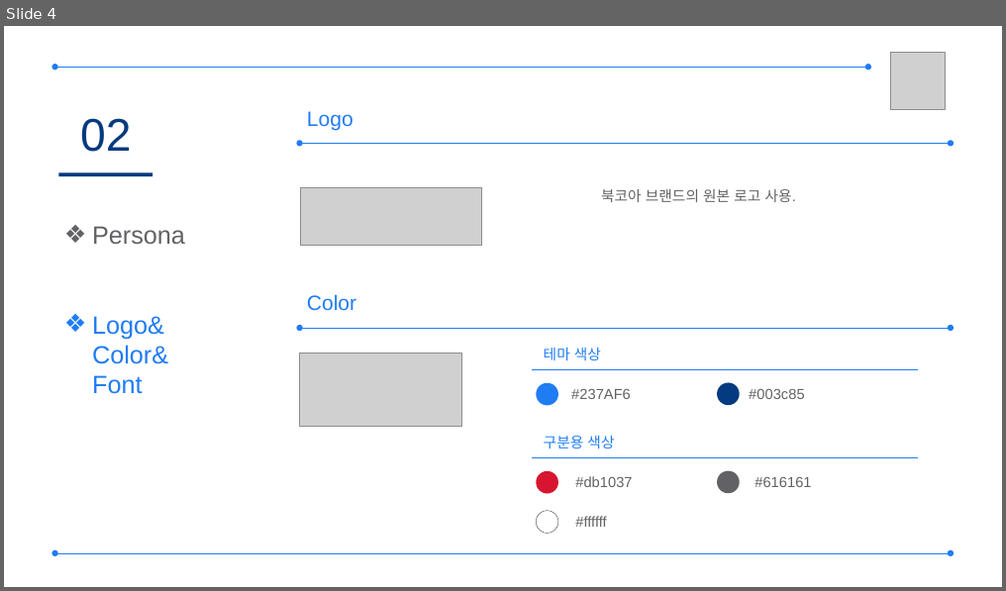
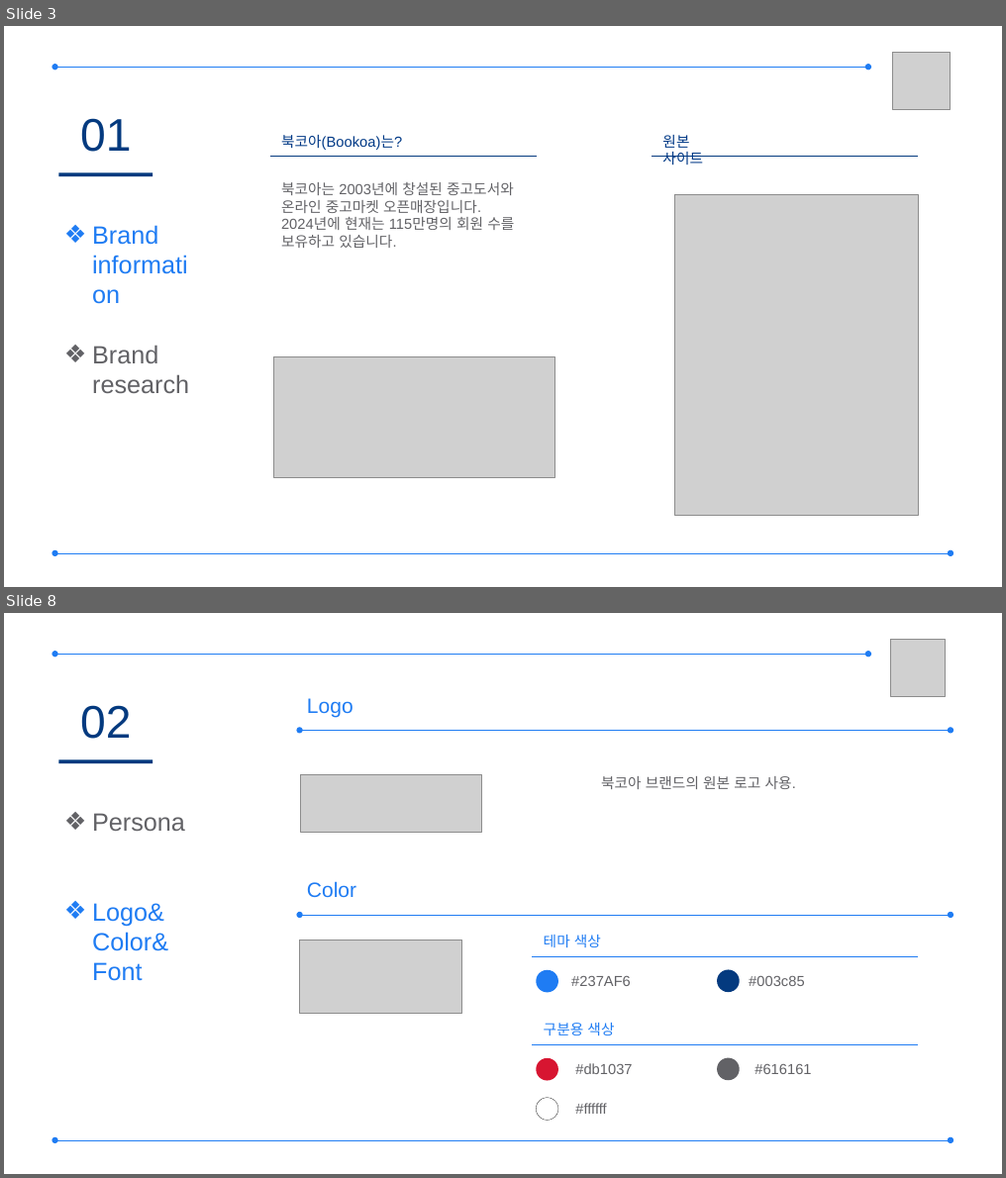
Before and after one commit to naisha855/Project_4, a slide deck: Plan/프레젠테이션1.pptx. Shown one above the other, each under a label of ours: slide 4 before the commit, slides 3 and 8 after it; the slides between them are not shown. The pictures are 1006x591 and 1006x1178 pixels, drawn with LibreOffice and Linux fonts; fonts in the diff are those of the drawing; grey boxes stand for pictures. Boxes give left, top, right and bottom in pixels: in the first picture for what was removed or moved away, otherwise in the second. Text is boxed around its words. In the diff, an @@ line names an element or a change of style, - is before the commit and + after.

```diff
--- a/Plan/프레젠테이션1.pptx
+++ b/Plan/프레젠테이션1.pptx
@@ slide 3 added at (4,26,1002,587), background #FFFFFF @@
@@ picture added at (893,52,950,110) @@
@@ double arrow added from (54, 68) to (868, 68), #1F7CF3 0.5 pt @@
@@ text added at (80,118,131,152), 44 pt, text #043A7F @@
+01
@@ text added at (281,135,402,150), 14 pt, text #013986 @@
+북코아(Bookoa)는?
@@ text added at (662,135,703,165), 14 pt, text #013986 @@
+원본 사이트
@@ rectangle added at (58,173,152,176), fill #043A7F @@
@@ line added from (269, 157) to (537, 157), #043A7F 0.5 pt @@
@@ line added from (651, 157) to (918, 157), #043A7F 0.5 pt @@
@@ text added at (281,182,514,248), 14 pt, text #626266 @@
+북코아는 2003년에 창설된 중고도서와 온라인 중고마켓 오픈매장입니다.
+2024년에 현재는 115만명의 회원 수를 보유하고 있습니다.
@@ picture added at (675,194,918,515) @@
@@ text added at (92,225,189,393), 24 pt, text #1F7CF3 @@
+❖ Brand information
+❖ Brand research
@@ picture added at (274,357,555,478) @@
@@ double arrow added from (54, 554) to (951, 554), #1F7CF3 0.5 pt @@
@@ what was slide 4 is now slide 8 @@
```
Also in this commit, not shown: 2 slides changed, 8 other slides added, 1 slide removed, 2 other files.
